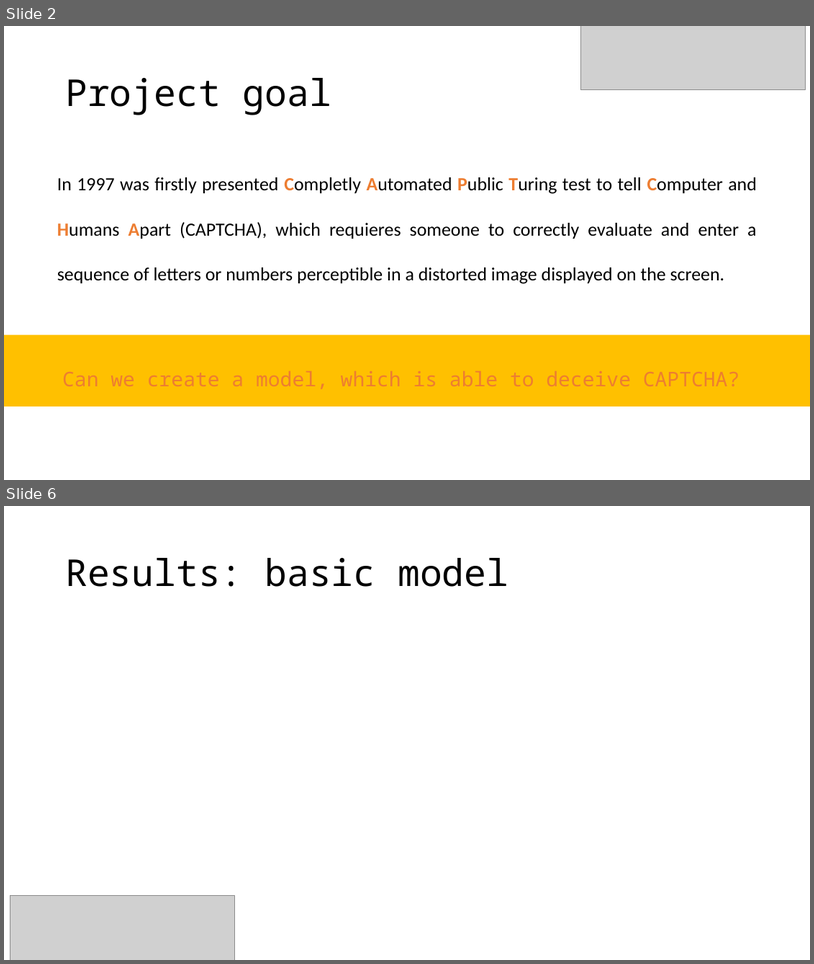
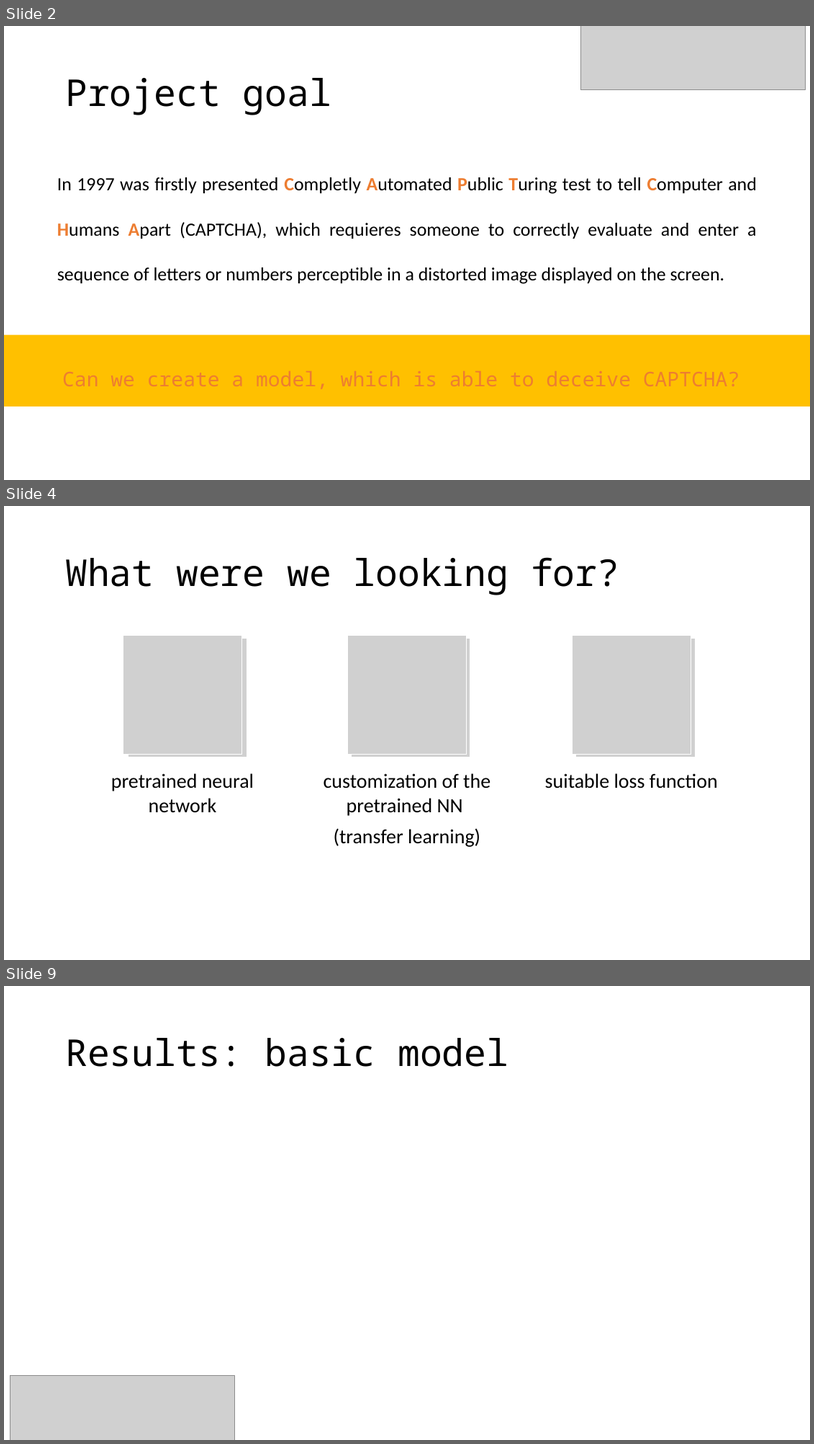
Before and after one commit to Strojove-uceni/final-projects-i_am_not_a_robot, a slide deck: presentation/Final_presentation_draft.pptx. Shown one above the other, each under a label of ours: slides 2 and 6 before the commit, slides 2, 4 and 9 after it; the slides between them are not shown. The pictures are 814x964 and 814x1444 pixels, drawn with LibreOffice and Linux fonts; fonts in the diff are those of the drawing; grey boxes stand for pictures. Boxes give left, top, right and bottom in pixels: in the first picture for what was removed or moved away, otherwise in the second. Text is boxed around its words. In the diff, an @@ line names an element or a change of style, - is before the commit and + after.

```diff
--- a/presentation/Final_presentation_draft.pptx
+++ b/presentation/Final_presentation_draft.pptx
@@ slide 4 added at (4, 506, 810, 960), background #FFFFFF @@
@@ title added at (65, 557, 620, 595), 44 pt, text #000000 @@
+What were we looking for?
@@ picture added at (128, 638, 247, 757) @@
@@ picture added at (352, 638, 471, 758) @@
@@ picture added at (576, 638, 695, 758) @@
@@ group added at (111, 636, 718, 847): 3 pictures, 3 texts @@
+pretrained neural network
+customization of the pretrained NN
+(transfer learning)
+suitable loss function
@@ what was slide 6 is now slide 9 @@
```
Also in this commit, not shown: 2 slides changed, 4 other slides added, 2 slides removed.
